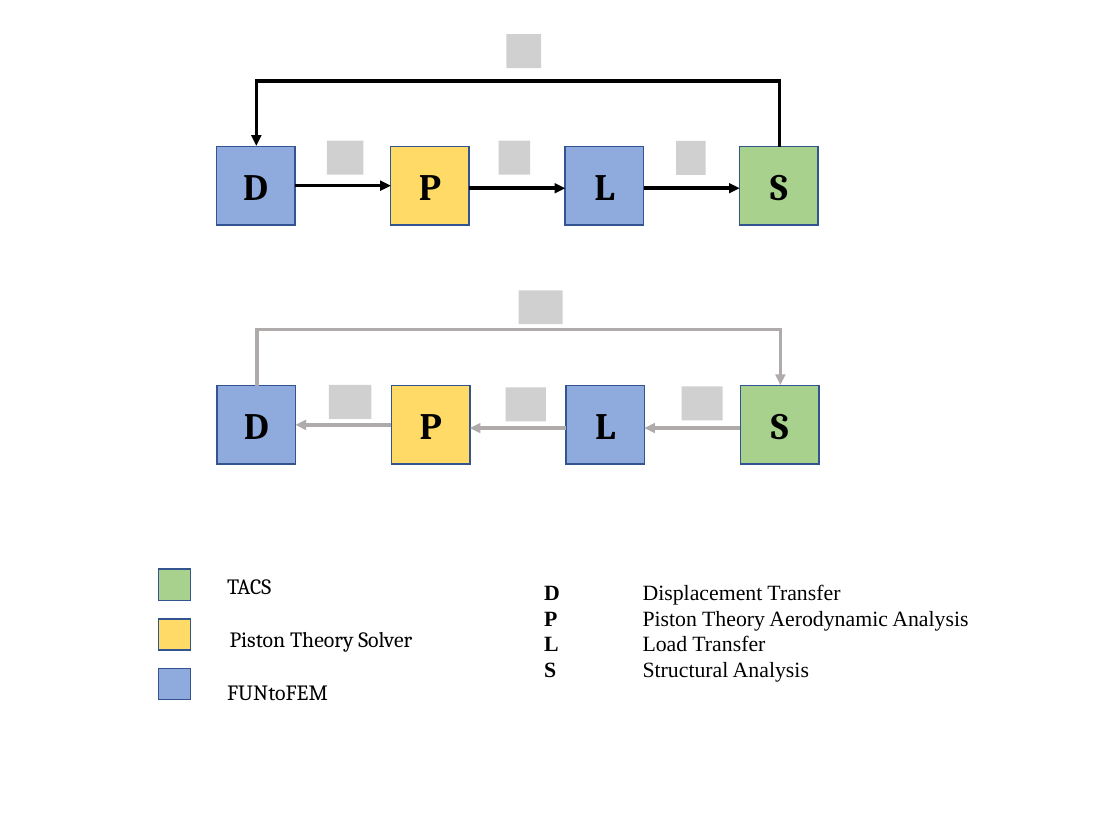
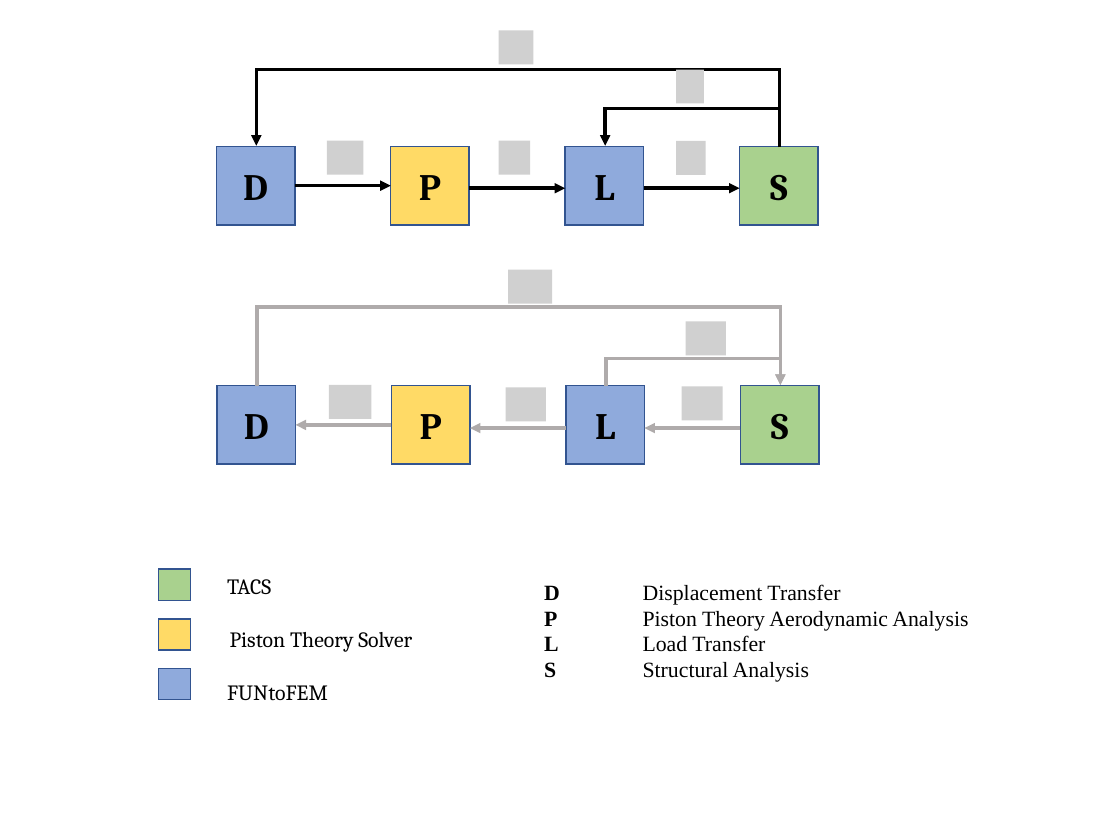
Before and after one commit to rnpatel3/funtofem, a slide deck: slide 1 of examples/piston_theory/PistonTheoryAeroelasticity.pptx. Drawn at 1120x840 pixels with LibreOffice and Linux fonts; fonts in the diff are those of the drawing; grey boxes stand for pictures. Boxes give left, top, right and bottom in pixels: in the first picture for what was removed or moved away, otherwise in the second. Text is boxed around its words. In the diff, an @@ line names an element or a change of style, - is before the commit and + after.

Commit message:
Add files via upload
Updates to data flow chart

```diff
--- a/examples/piston_theory/PistonTheoryAeroelasticity.pptx
+++ b/examples/piston_theory/PistonTheoryAeroelasticity.pptx
@@ picture: place and size @@
-picture at [506, 35, 541, 68]
+picture at [498, 30, 533, 64]
@@ elbow arrow (780, 148) - (256, 146): route changed @@
@@ picture added at [676, 69, 704, 103] @@
@@ elbow arrow added from (780, 148) to (605, 146), #000000 2.25 pt @@
@@ picture added at [508, 270, 552, 304] @@
@@ picture removed at [519, 290, 562, 324] @@
@@ elbow arrow (258, 386) - (781, 385): route changed @@
@@ picture added at [685, 321, 726, 355] @@
@@ elbow arrow added from (606, 386) to (781, 385), #AFABAB 2.25 pt @@
```
